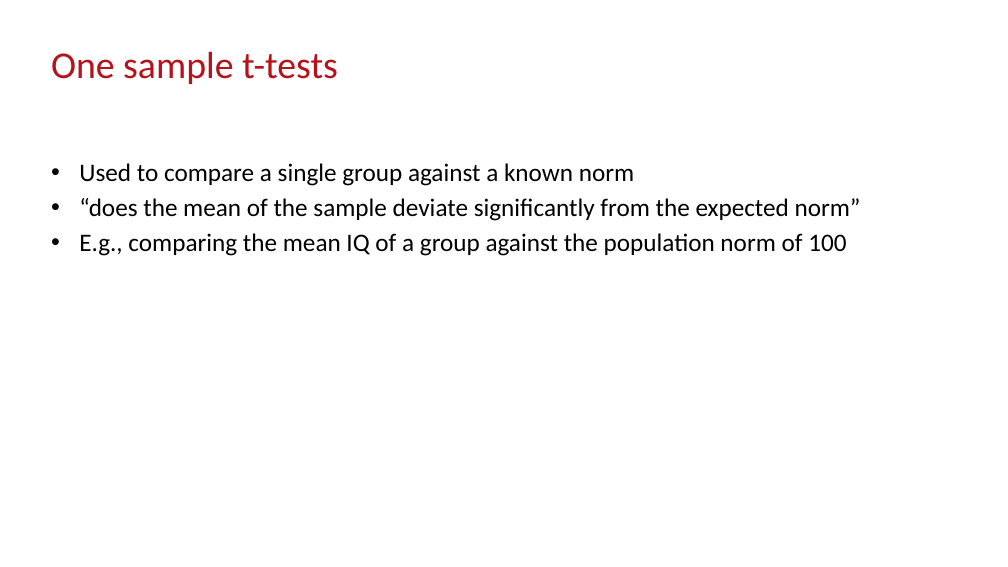
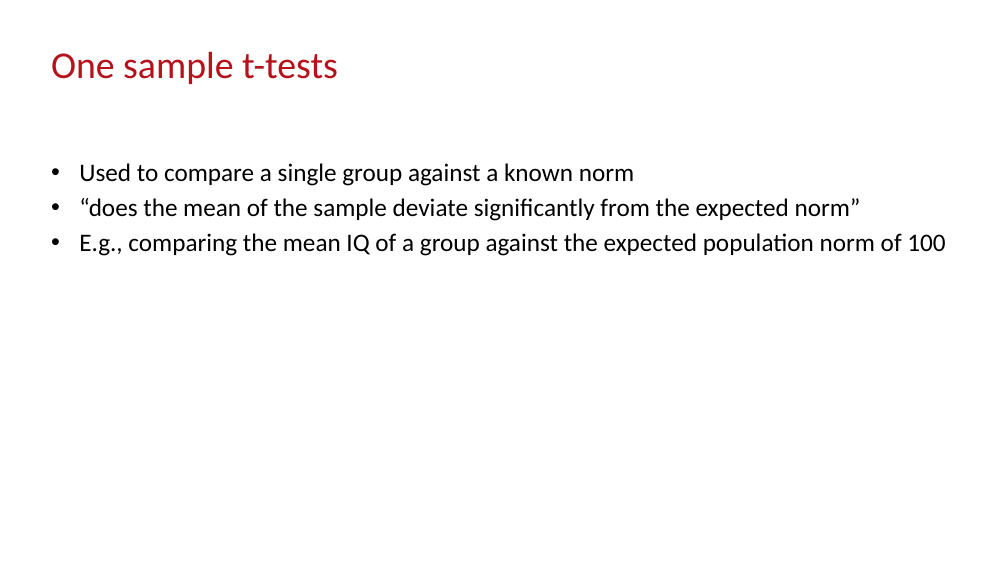
Before and after one commit to M1V0/FASS512, a slide deck: slide 27 of Week8/Week_8.pptx. Drawn at 1008x567 pixels with LibreOffice and Linux fonts; fonts in the diff are those of the drawing; background and template pictures are left out. Boxes give left, top, right and bottom in pixels: in the first picture for what was removed or moved away, otherwise in the second. Text is boxed around its words. In the diff, an @@ line names an element or a change of style, - is before the commit and + after.

```diff
--- a/Week8/Week_8.pptx
+++ b/Week8/Week_8.pptx
@@ text at <box>79,233,945,256</box>: text changed @@
-• E.g., comparing the mean IQ of a group against the population norm of 100
+• E.g., comparing the mean IQ of a group against the expected population norm of 100
```
Also in this commit, not shown: 2 other slides changed, 55 other files.
